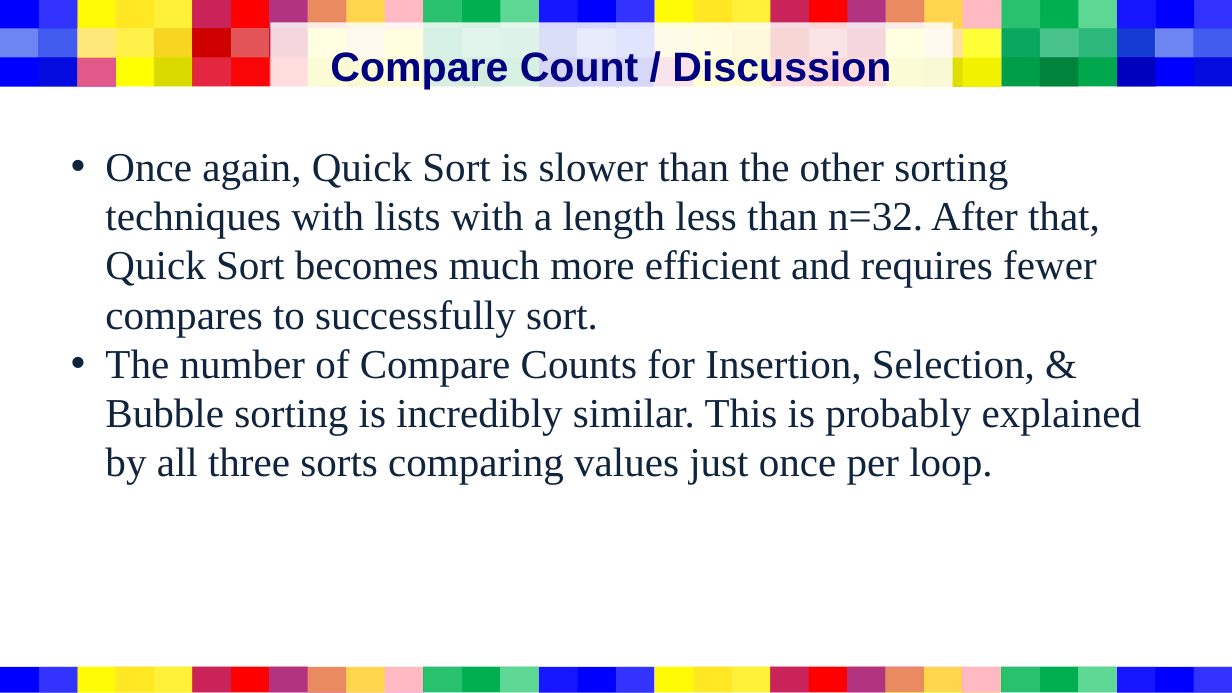
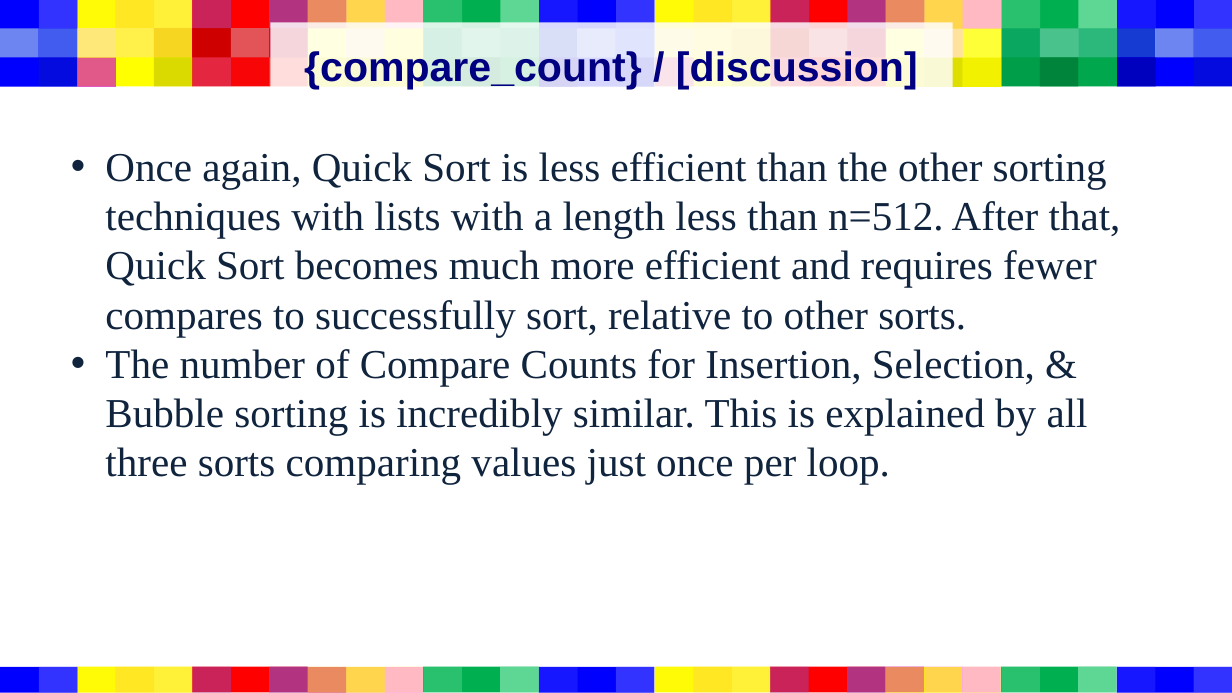
Before and after one commit to tgoodell/Computer-Programming-II, a slide deck: slide 6 of A01/presentation.pptx (slide 5 before the commit). Drawn at 1232x693 pixels with LibreOffice and Linux fonts; fonts in the diff are those of the drawing. Boxes give left, top, right and bottom in pixels: in the first picture for what was removed or moved away, otherwise in the second. Text is boxed around its words. In the diff, an @@ line names an element or a change of style, - is before the commit and + after.

```diff
--- a/A01/presentation.pptx
+++ b/A01/presentation.pptx
@@ title at (x1=304, y1=49, x2=918, y2=90): text changed @@
-Compare Count / Discussion
+{compare_count} / [discussion]
@@ text at (x1=105, y1=152, x2=1121, y2=484): text changed @@
-• Once again, Quick Sort is slower than the other sorting techniques with lists with a length less than n=32. After that, Quick Sort becomes much more efficient and requires fewer compares to successfully sort.
-• The number of Compare Counts for Insertion, Selection, & Bubble sorting is incredibly similar. This is probably explained by all three sorts comparing values just once per loop.
+• Once again, Quick Sort is less efficient than the other sorting techniques with lists with a length less than n=512. After that, Quick Sort becomes much more efficient and requires fewer compares to successfully sort, relative to other sorts.
+• The number of Compare Counts for Insertion, Selection, & Bubble sorting is incredibly similar. This is explained by all three sorts comparing values just once per loop.
```
Also in this commit, not shown: 9 other slides changed, 2 slides added, 19 other files.
